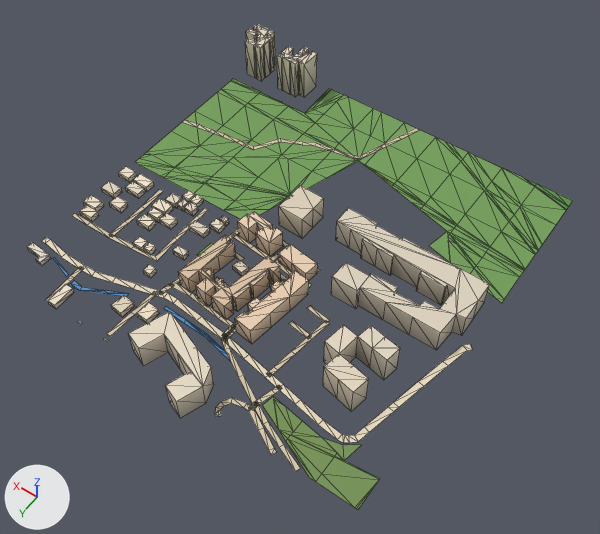
The glTF model public/assets/bengaluru-region-v1/tiles/t26_-10-l1.glb as it was, and as the next commit left it.
Both versions are drawn from a camera (50 mm lens) standing at (12864.0, -4213.0, 783.0) and looking at (13221.0, -4712.0, -1.0). Lighting does not change. The marker at lower left points along +X, +Y and +Z. The older version comes first. Mesh edges are drawn as thin lines. Vertices at exactly the same position are counted once.

In view in the first picture: 'building', 'ground' and 1 more.
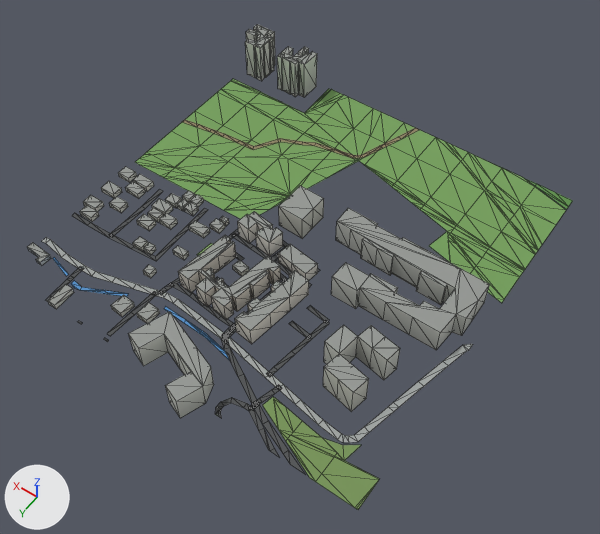
What differs and where, as boxes [x1, y1, x2, y2] in the pictures (600 x 534 px; the box of a moved part takes in the faces that stretch with it):
```json
{"object": "ground", "change": "reshaped", "before": [42, 79, 573, 509], "after": [42, 79, 573, 510]}
{"part": 1, "of": "me_building", "change": "recoloured", "before": [27, 24, 490, 416], "after": [27, 24, 490, 416], "on screen": "darker"}
{"part": 2, "of": "me_ground", "change": "moved or reshaped", "before": [215, 414, 379, 509], "after": [215, 407, 379, 510]}
{"part": 3, "of": "me_ground", "change": "moved or reshaped", "before": [170, 278, 311, 296], "after": [46, 278, 311, 302]}
{"part": 4, "of": "me_ground", "change": "moved or reshaped", "before": [443, 344, 472, 366], "after": [443, 344, 473, 366]}
{"part": 5, "of": "me_ground", "change": "moved or reshaped", "before": [183, 119, 199, 127], "after": [182, 120, 199, 127]}
{"part": 6, "of": "me_ground", "change": "reshaped", "before": [400, 128, 419, 136], "after": [398, 128, 419, 139]}
{"part": 7, "of": "me_ground", "change": "recoloured", "before": [42, 125, 466, 469], "after": [42, 125, 466, 469]}
```

The change, as JSON lines over the scene's bpy script:
```json
{"block": "me_building", "where": "# used by ob_building; location = (13000.0, -5000.0, 0.0)"}
{"op": "remove", "block": "me_building", "code": "me_building.from_pydata(...)  # 688 vertices, 951 faces; spans x 16.0..503.0, y 1.0..524.0, z 0.0..58.0"}
{"op": "add", "block": "me_building", "code": "me_building.from_pydata(...)  # 688 vertices, 1210 faces; spans x 16.0..503.0, y 1.0..524.0, z 0.0..58.0"}
{"block": "me_building", "change": "me_building part 1: 951 kept faces spanning x 16.0..503.0, y 1.0..524.0, z 0.0..58.0 get new vertex colours"}
{"block": "me_building", "change": "edits to the shape of me_building do not show in these pictures"}
{"block": "me_ground", "where": "# used by ob_ground; location = (13000.0, -5000.0, 0.0)"}
{"op": "remove", "block": "me_ground", "code": "me_ground.from_pydata(...)  # 554 vertices, 595 faces; spans x -3.0..501.0, y -1.0..503.0, z 1.0"}
{"op": "add", "block": "me_ground", "code": "me_ground.from_pydata(...)  # 565 vertices, 604 faces; spans x 0.0..500.0, y 0.0..500.0, z 1.0"}
{"block": "me_ground", "change": "me_ground part 2: 6 vertices moved from x 2.0..102.0, y 486.0..503.0, z 1.0 to x 2.0..94.0, y 488.0..500.0, z 1.0; 4 vertices removed from x 103.0..176.0, y 498.0..503.0, z 1.0; 7 vertices added at x 0.0..178.0, y 500.0, z 1.0"}
{"block": "me_ground", "change": "me_ground part 3: 5 vertices moved from x 211.0..330.0, y 260.0..401.0, z 1.0 to x 211.0..330.0, y 260.0..400.0, z 1.0; 2 vertices removed from x 210.0..211.0, y 301.0..307.0, z 1.0; 4 vertices added at x 210.0..431.0, y 301.0..492.0, z 1.0"}
{"block": "me_ground", "change": "me_ground part 4: 2 vertices moved from x -3.0..1.0, y 273.0..277.0, z 1.0 to x 0.0..2.0, y 276.0..278.0, z 1.0; 2 vertices removed from x 3.0..9.0, y 268.0..274.0, z 1.0; 4 vertices added at x 0.0..9.0, y 266.0..273.0, z 1.0"}
{"block": "me_ground", "change": "me_ground part 5: 1 vertex moved within x 499.0, y 177.0, z 1.0; 1 vertex removed from x 501.0, y 171.0, z 1.0; 3 vertices added at x 500.0, y 171.0..177.0, z 1.0"}
{"block": "me_ground", "change": "me_ground part 6: 1 vertex removed from x 231.0, y -1.0, z 1.0; 3 vertices added at x 225.0..232.0, y 0.0, z 1.0"}
{"block": "me_ground", "change": "me_ground part 7: 235 kept faces spanning x 2.0..500.0, y 29.0..500.0, z 1.0 get new vertex colours; the middle colour goes from beige #d7c9ae to dark grey #535556"}
```
